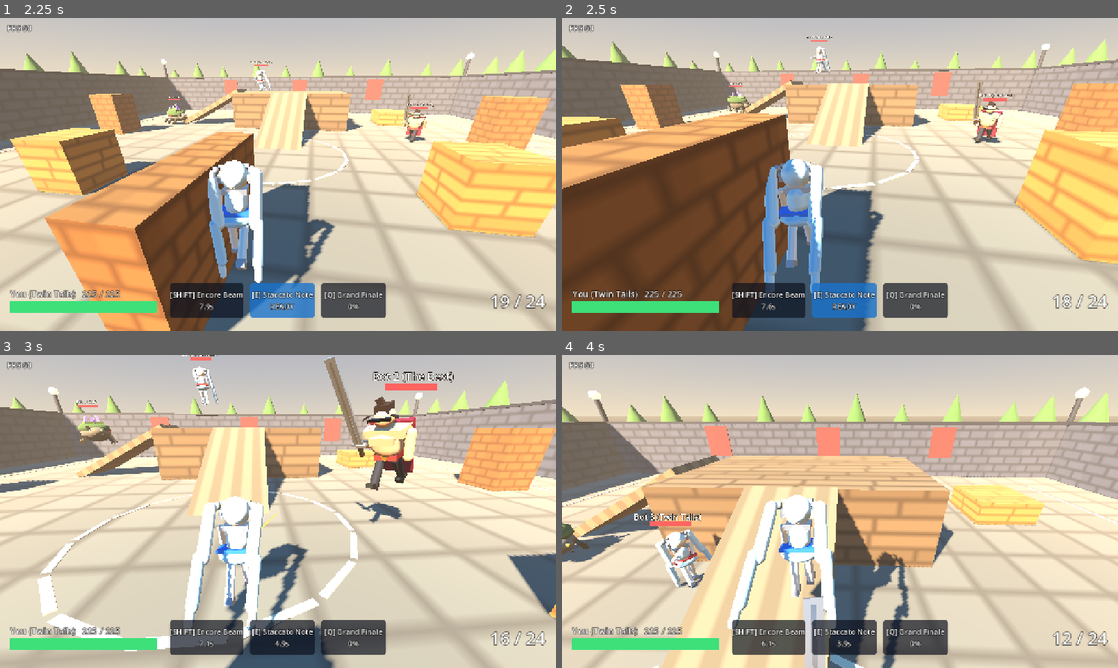
Above: before the commit, frames 1-4 (two rows, left to right).
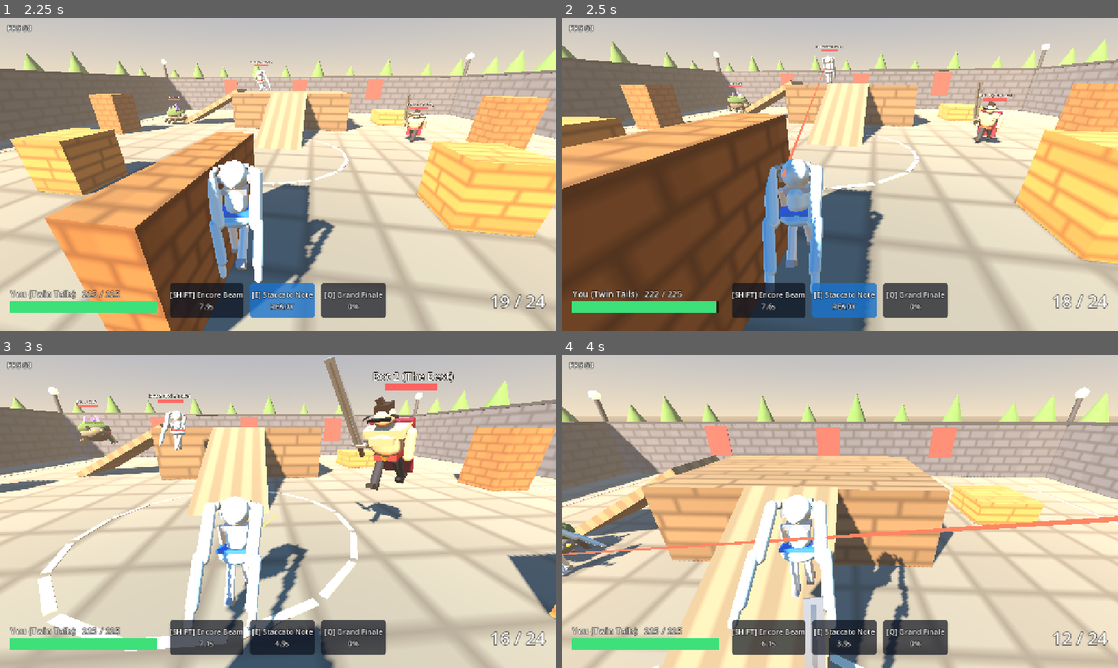
Above: after the commit, the same moments.

Repository: AvocadoFlour/arena
Game: Godot game, scene res://src/main.tscn
Two runs of this game, one before a commit and one after it. Both use one fixed random seed, a clock stepped at 60 frames per second and the inputs below.
Inputs (mouse positions are in pixels of both pictures, inside the frame that each line leads up to):
- Up to frame 1 (2.25 s): click "Play" at 0.5 s; tap Enter at 1.25 s; move the mouse to (305, 174) at 1.27 s; press the mouse at (305, 174) at 1.28 s; hold W (move_forward) from 1.28 s (still down); tap Space (jump) at 1.52 s; move the mouse to (250, 174) at 2.02 s; release the mouse at (250, 174) at 2.03 s; tap Shift (ability1) at 2.1 s
- Up to frame 2 (2.5 s): keep holding W (move_forward); tap Space (jump) at 2.27 s; click (812, 174) at 2.3 s
- Up to frame 3 (3 s): keep holding W (move_forward); move the mouse to (289, 505) at 2.77 s; press the mouse at (289, 505) at 2.78 s; tap E (ability2) at 2.85 s
- Up to frame 4 (4 s): keep holding W (move_forward); move the mouse to (834, 517) at 3.52 s; release the mouse at (834, 517) at 3.53 s; click (834, 517) at 3.6 s; tap Space (jump) at 3.77 s

Frame 1 is identical in both runs. In frame 2, 0.4% of the frame differs, in the area x 16-51%, y 5-95%; in frame 3, 0.8%; in frame 4, 2.8%, in the area x 0-100%, y 50-75%.

Commit message:
AI: reliable ranged stand-off (world-space orbit, LOS grace, target memory), clean test lane, threshold 8 m, seeded bench

Diff:
--- a/src/ai/bot_brain.gd
+++ b/src/ai/bot_brain.gd
@@ -13,6 +13,8 @@
 const ULT_RANGE := 8.0        ## Nova radius is 10; stay inside with margin
 const SLAM_RANGE := 4.5       ## grounded slam radius is 5
 const DASH_MIN_DIST := 11.0
+const LOS_GRACE := 1.0        ## s a ranged bot keeps its stand-off after losing sight before pathing in
+const TARGET_MEMORY := 2.0    ## s a target that went out of sight is still remembered
 
 var difficulty := "normal"
 var spread_deg := 6.0         ## applied by the spawner to hero.extra_spread_deg
@@ -52,6 +54,7 @@
 var _cover_cd := 0.0
 var _map_root: Node3D = null
 var _nav_ver := 0
+var _lost := 0.0              ## s since the chase target was last in line of sight
 var _repath_soon := 0.0
 
 func _init(p: Dictionary = {}) -> void:
@@ -94,6 +97,11 @@
         var t = _find_target(h)
         if t != target and t != null:
             _react_left = reaction_time
+        if target != null and _lost > 0.0 and _lost < TARGET_MEMORY and \
+                (t == null or h.global_position.distance_to(t.global_position) > h.global_position.distance_to(target.global_position)):
+            t = target   # briefly out of sight: stick with it instead of wandering off or switching to a farther enemy
+        if t != target:
+            _lost = 0.0
         target = t
     var low: bool = h.health.hp < h.health.max_hp * low_hp_frac
     if target and seek_cover and low and _cover_cd <= 0.0 and state != "cover":
@@ -138,11 +146,17 @@
             f.move = Vector2(_strafe * 0.3, 0.6 if flat > keep else 0.0)
         f.fire = los and flat <= mrange and err < maxf(fire_cone, 0.35) and _react_left <= 0.0
     else:
-        if dist > keep + 2.0 or not los:
+        if los:
+            _lost = 0.0
+        else:
+            if _lost == 0.0:
+                _strafe = -_strafe   # LOS just broke (strafed behind cover): orbit back the way we came
+                _strafe_left = 1.5
+            _lost += dt
+        if flat > keep + 2.0 or _lost > LOS_GRACE:
             f.move = _follow(h, target.global_position)
         else:
-            var fwd := 1.0 if dist > keep else (-0.6 if dist < minf(5.0, keep - 1.0) else 0.0)
-            f.move = Vector2(_strafe * 0.7, fwd).limit_length(1.0)
+            f.move = world_to_move(h.global_transform.basis, standoff_dir(h.global_position, target.global_position, keep, _strafe))
         f.fire = los and err < fire_cone and _react_left <= 0.0
     if use_abilities:
         var ctx := _ctx(h, low, false)
@@ -163,6 +177,22 @@
     if mrange > 0.0:
         return mrange * 0.6
     return 3.0 if slam_ready else 10.0   # close in to use the slam
+
+## World-space move for holding `keep` m (flat) from `target` while strafing (pure; unit-tested).
+## Radial term is proportional to the range error (pushes back in when far, out when close);
+## the strafe term is the true tangent around the target, computed in world space, so it does
+## not depend on where the (turn-rate-limited, jittered) aim currently points.
+static func standoff_dir(pos: Vector3, target_pos: Vector3, keep: float, strafe: float) -> Vector3:
+    var to := Vector3(target_pos.x - pos.x, 0, target_pos.z - pos.z)
+    var d := to.length()
+    if d < 0.01:
+        return Vector3.ZERO
+    var radial := to / d
+    var tangent := Vector3(-radial.z, 0, radial.x) * strafe
+    var err := clampf((d - keep) / 2.0, -1.0, 1.0)   # >0: too far -> close in; <0: back off
+    var tw := 0.7 * (1.0 - absf(err) * 0.6)
+    # orbiting along a straight tangent drifts outward by keep*(sec-1); the err term cancels it
+    return (radial * err + tangent * tw).limit_length(1.0)
 
 ## Ability context shared by chase/cover. Slot types come from the hero def (type-aware policy).
 func _ctx(h, low: bool, fleeing: bool) -> Dictionary:
--- a/tests/ai_melee_driver.gd
+++ b/tests/ai_melee_driver.gd
@@ -12,6 +12,8 @@
 var melee_hits := 0
 var min_gap := INF
 var min_gap2 := INF
+var gap_threshold := 8.0          ## stand-off is 10 m; 30-seed bench: min 9.0, median 9.63
+var run_seed := -1                ## >= 0: seed every RNG (bench: tests/ai_standoff_run.gd)
 
 func _rec(n: String, ok: bool, info: String) -> void:
     results.append([n, ok, info])
@@ -31,9 +33,15 @@
     melee.input_source = mb
     _rec("brain_not_wrapped", melee.input_source is BotBrain, "input_source is a plain BotBrain")
     dummy = _hero("res://src/heroes/cob.json", 1, Vector3(-12, 0.2, 0))   # no input source: stands still
-    ranged = _hero("res://src/heroes/twin_tails.json", 0, Vector3(-3, 0.2, -16))
-    ranged.input_source = BotBrain.new({"difficulty": "hard", "use_abilities": false, "seek_cover": false, "escort_allies": false})
-    dummy2 = _hero("res://src/heroes/cob.json", 1, Vector3(-3, 0.2, -3))
+    ranged = _hero("res://src/heroes/twin_tails.json", 0, Vector3(17, 0.2, 0))
+    # sight 15: only dummy2 is in range (the melee pair's dummy is 16+ m away), so the gap measures stand-off, not a target switch
+    ranged.input_source = BotBrain.new({"difficulty": "hard", "use_abilities": false, "seek_cover": false, "escort_allies": false, "sight": 15.0})
+    dummy2 = _hero("res://src/heroes/cob.json", 1, Vector3(4, 0.2, 0))   # open lane z=0, x 4..17 (no blocks)
+    if run_seed >= 0:
+        for h in [melee, dummy, ranged, dummy2]:
+            h._rng.seed = hash([run_seed, h.get_instance_id() % 7])
+        mb._rng.seed = hash([run_seed, "m"])
+        ranged.input_source._rng.seed = hash([run_seed, "r"])
     Events.damage_dealt.connect(_on_dmg)
 
 func _on_dmg(ev: Dictionary) -> void:
@@ -48,14 +56,18 @@
         return
     frame += 1
     min_gap = minf(min_gap, _flat(melee, dummy))
-    min_gap2 = minf(min_gap2, _flat(ranged, dummy2))
+    var rt = ranged.input_source.target
+    if rt != null and is_instance_valid(rt):   # gap to whatever the ranged bot is engaging
+        min_gap2 = minf(min_gap2, _flat(ranged, rt))
+    if frame == 2:   # setup guard: the ranged pair must have clear line of sight (earlier lane was under platform_05)
+        _rec("ranged_lane_has_line_of_sight", ranged.input_source._visible(ranged, dummy2), "")
     if frame == 360:
         var rng := BotBrain.melee_range(melee)
         _rec("melee_closes_to_weapon_range", min_gap <= rng, "min gap %.2f m, range %.2f" % [min_gap, rng])
         _rec("melee_lands_hits_without_shim", melee_hits >= 3, "hits=%d" % melee_hits)
         var g := _flat(ranged, dummy2)
         var t = ranged.input_source.target
-        _rec("ranged_keeps_standoff", g > 4.0,   # lead: was 6.0, flaky (4.4-7 m seen on c3733bd alone)
+        _rec("ranged_keeps_standoff", min_gap2 > gap_threshold,
             "gap %.2f m, min %.2f, target=%s" % [g, min_gap2, t == dummy2])
         Events.damage_dealt.disconnect(_on_dmg)
         done = true
--- /dev/null
+++ b/tests/ai_standoff_run.gd
@@ -0,0 +1,40 @@
+extends SceneTree
+## Bench (not a gate suite): runs ai_melee_driver N times with different seeds and prints the
+## distribution of the ranged bot's closest gap.  godot --headless --path . -s tests/ai_standoff_run.gd -- --n=24
+var n := 24
+var i := 0
+var driver
+var gaps: Array = []
+var fails := 0
+
+func _initialize() -> void:
+    for a in OS.get_cmdline_user_args():
+        if a.begins_with("--n="):
+            n = int(a.substr(4))
+
+func _process(_dt: float) -> bool:
+    if driver != null and not driver.done:
+        return false
+    if driver != null:
+        gaps.append(driver.min_gap2)
+        var ok := true
+        for r in driver.results:
+            ok = ok and r[1]
+        if not ok:
+            fails += 1
+        print("seed %2d  closest %.2f m  end %.2f m  %s" % [i - 1, driver.min_gap2, driver._flat(driver.ranged, driver.dummy2), "ok" if ok else "FAIL " + str(driver.results.filter(func(r): return not r[1]))])
+        driver.queue_free()
+        driver = null
+        if i >= n:
+            gaps.sort()
+            var s := 0.0
+            for g in gaps:
+                s += g
+            print("STANDOFF n=%d min=%.2f p10=%.2f median=%.2f mean=%.2f max=%.2f failed_runs=%d" % [n, gaps[0], gaps[int(n * 0.1)], gaps[n / 2], s / n, gaps[-1], fails])
+            quit(0 if fails == 0 else 1)
+            return false
+    driver = load("res://tests/ai_melee_driver.gd").new()
+    driver.run_seed = i
+    i += 1
+    root.add_child(driver)
+    return false
--- a/tests/ai_unit_tests.gd
+++ b/tests/ai_unit_tests.gd
@@ -175,3 +175,24 @@
     check(BotBrain.decide_abilities(_typed(t, {"dist": 12.0, "engage_range": 6.4, "hurt": true})).ultimate, "buff when hurt in a fight")
     check(not BotBrain.decide_abilities(_typed(t, {"dist": 3.0, "los": false})).ultimate, "no buff without enemy in sight")
     check(not BotBrain.decide_abilities(_typed(t, {"dist": 3.0, "fleeing": true})).ultimate, "no buff while fleeing")
+
+func test_standoff_dir_restores_range() -> void:
+    var tgt := Vector3.ZERO
+    var far := BotBrain.standoff_dir(Vector3(0, 0, 12), tgt, 10.0, 1.0)
+    check(far.dot(Vector3(0, 0, -1)) > 0.5, "too far -> moves in (%s)" % far)
+    var close := BotBrain.standoff_dir(Vector3(0, 0, 7), tgt, 10.0, 1.0)
+    check(close.dot(Vector3(0, 0, 1)) > 0.5, "too close -> backs off (%s)" % close)
+    var at := BotBrain.standoff_dir(Vector3(0, 0, 10), tgt, 10.0, 1.0)
+    near(at.z, 0.0, 0.001, "at range -> no radial component")
+    check(absf(at.x) > 0.5, "at range -> pure tangential strafe (%s)" % at)
+    var other := BotBrain.standoff_dir(Vector3(0, 0, 10), tgt, 10.0, -1.0)
+    check(at.x * other.x < 0.0, "strafe sign flips direction")
+    # orbit simulation: 6 s of integration at 7 m/s with strafing never leaves the 10 m band
+    var p := Vector3(0, 0, 10)
+    var lo := INF
+    var hi := 0.0
+    for i in 360:
+        p += BotBrain.standoff_dir(p, tgt, 10.0, 1.0 if (i / 90) % 2 == 0 else -1.0) * 7.0 / 60.0
+        lo = minf(lo, p.length())
+        hi = maxf(hi, p.length())
+    check(lo > 9.0 and hi < 11.0, "orbit stays in band (%.2f..%.2f)" % [lo, hi])
Not shown, added: tests/ai_standoff_run.gd.uid
Not shown, changed: docs/requests/ai.md
